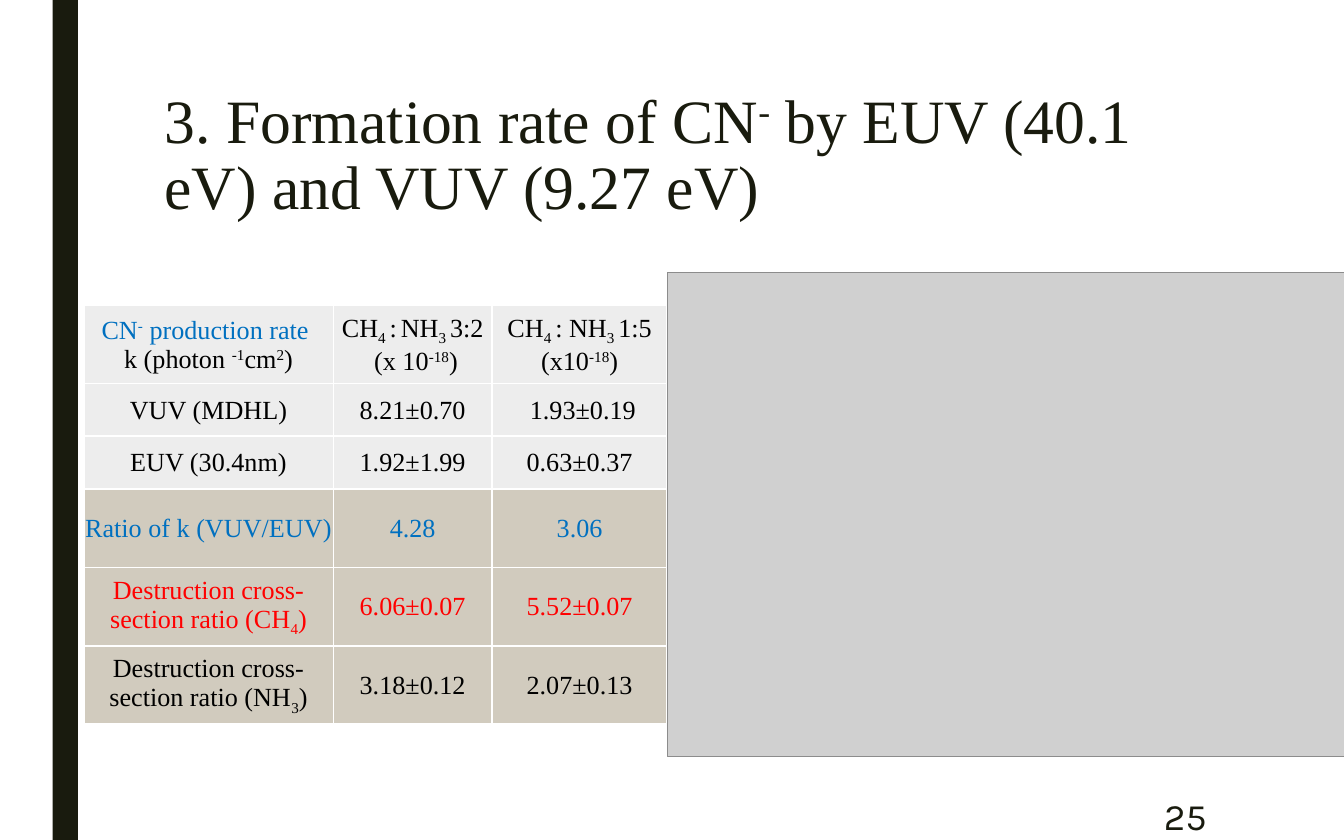
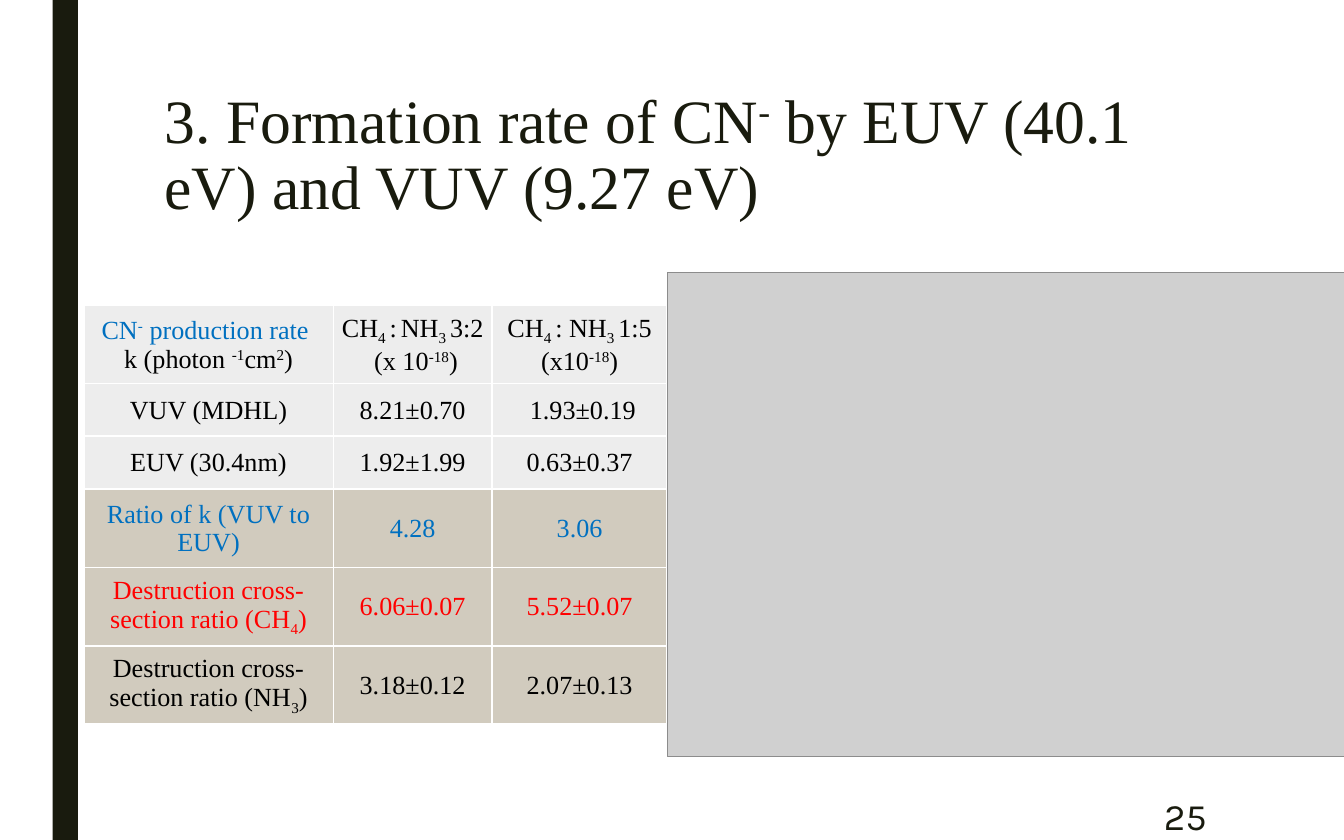
Before and after one commit to samuello1228/lily, a slide deck: slide 25 of doc/VUV and EUV irradiation of CH4 + NH3.pptx. Drawn at 1344x840 pixels with LibreOffice and Linux fonts; fonts in the diff are those of the drawing; grey boxes stand for pictures. Boxes give left, top, right and bottom in pixels: in the first picture for what was removed or moved away, otherwise in the second. Text is boxed around its words. In the diff, an @@ line names an element or a change of style, - is before the commit and + after.

```diff
--- a/doc/VUV and EUV irradiation of CH4 + NH3.pptx
+++ b/doc/VUV and EUV irradiation of CH4 + NH3.pptx
@@ table at box(83, 305, 667, 724) @@
-row 4, column 1: Ratio of k (VUV/EUV)
+row 4, column 1: Ratio of k (VUV to EUV)
```
Also in this commit, not shown: 1 other slide changed, 1 other file.
